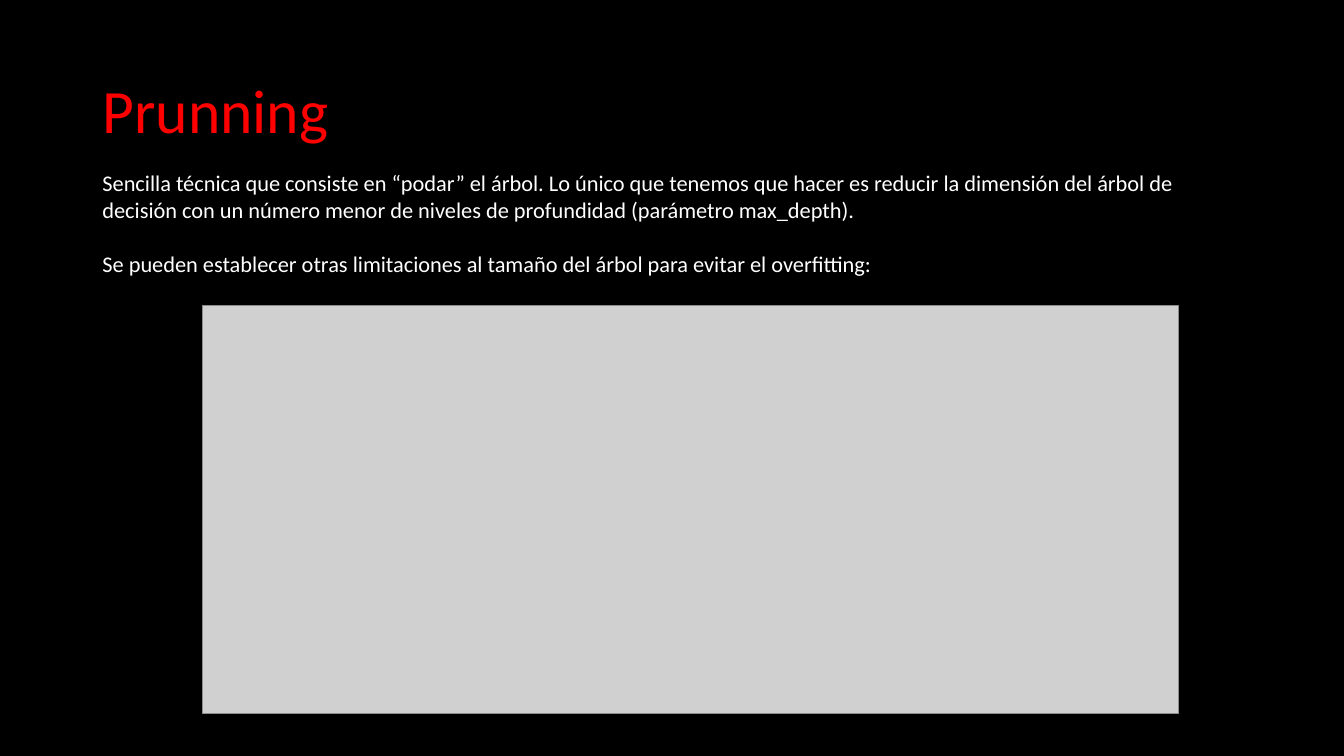
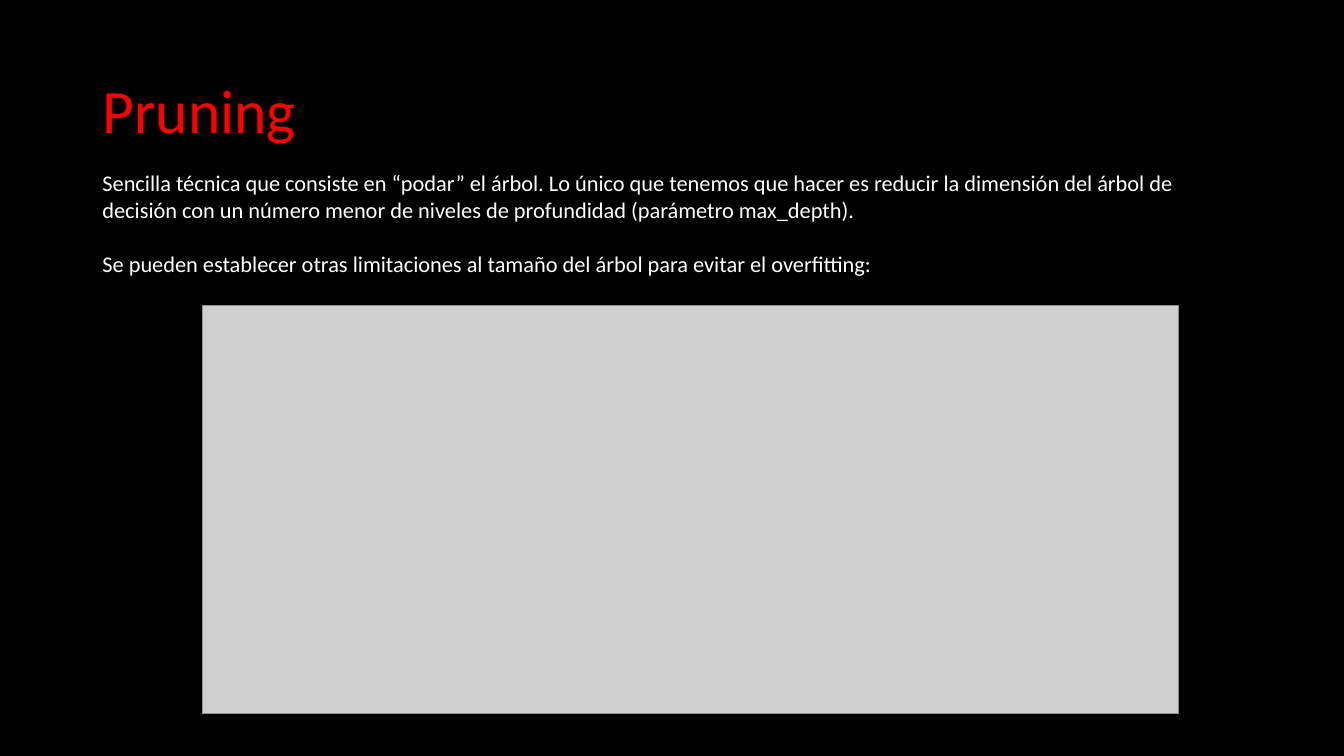
Before and after one commit to fercardiaz-tbs/DSPT_TBS_SVL_0923, a slide deck: slide 15 of 3-Machine_Learning/1-Supervisado/3-RegorClass/5-Decision_Trees/ML - Árboles de decisión.pptx. Drawn at 1344x756 pixels with LibreOffice and Linux fonts; fonts in the diff are those of the drawing; grey boxes stand for pictures. Boxes give left, top, right and bottom in pixels: in the first picture for what was removed or moved away, otherwise in the second. Text is boxed around its words. In the diff, an @@ line names an element or a change of style, - is before the commit and + after.

```diff
--- a/3-Machine_Learning/1-Supervisado/3-RegorClass/5-Decision_Trees/ML - Árboles de decisión.pptx
+++ b/3-Machine_Learning/1-Supervisado/3-RegorClass/5-Decision_Trees/ML - Árboles de decisión.pptx
@@ title at (102, 90, 295, 144): text changed @@
-Prunning
+Pruning
```
Also in this commit, not shown: 8 other files.
